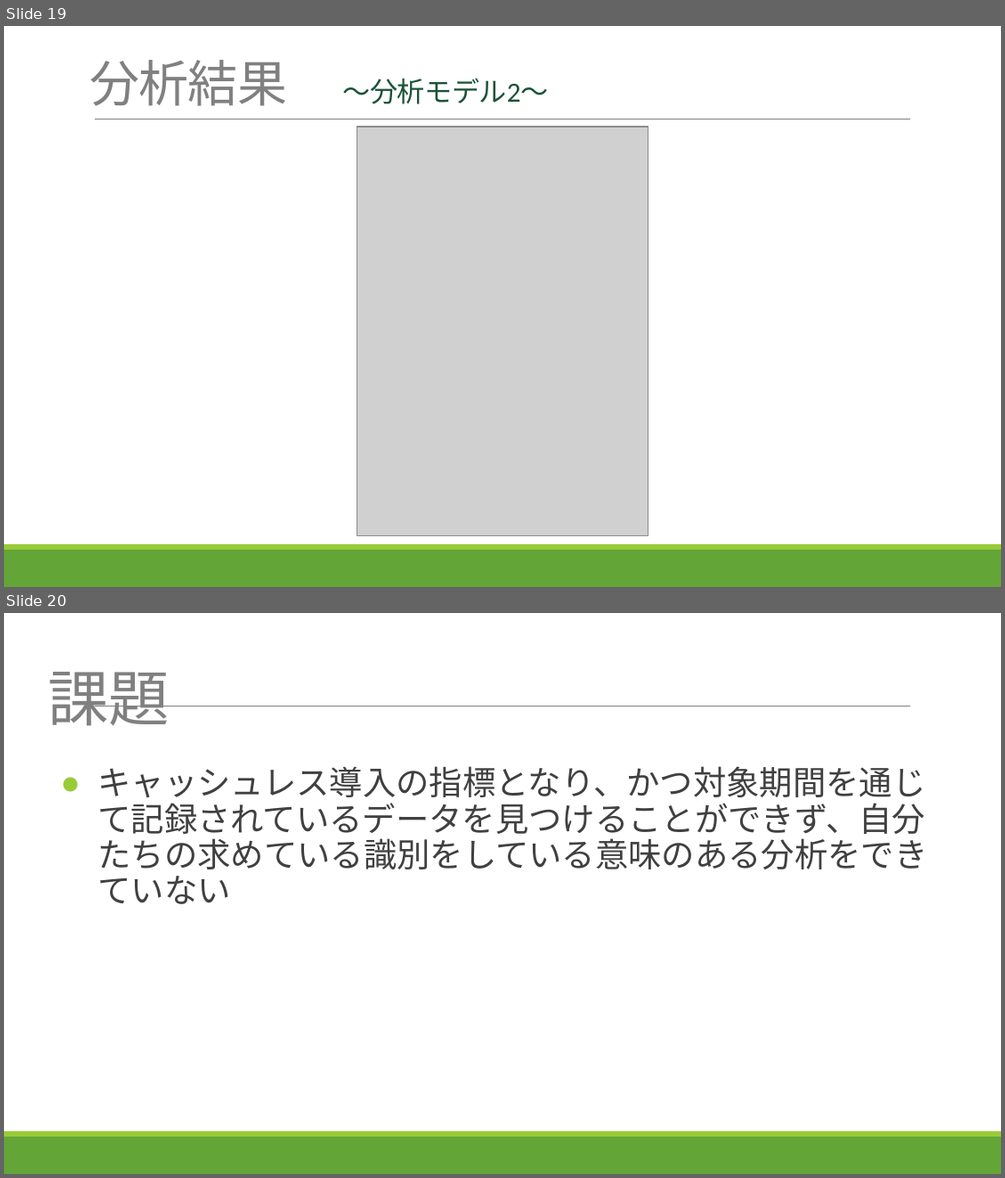
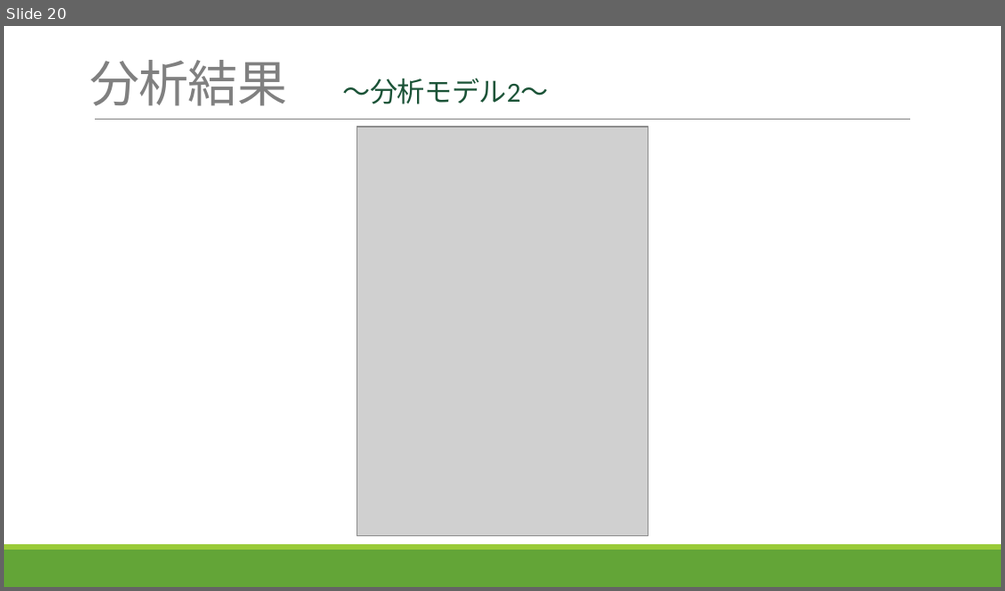
Before and after one commit to tth63425/jr_project, a slide deck: final_ver/最終版.pptx. Shown one above the other, each under a label of ours: slides 19 and 20 before the commit, slide 20 after it. The pictures are 1005x1178 and 1005x591 pixels, drawn with LibreOffice and Linux fonts; fonts in the diff are those of the drawing; grey boxes stand for pictures. Boxes give left, top, right and bottom in pixels: in the first picture for what was removed or moved away, otherwise in the second. Text is boxed around its words. In the diff, an @@ line names an element or a change of style, - is before the commit and + after.

```diff
--- a/final_ver/最終版.pptx
+++ b/final_ver/最終版.pptx
@@ slide 20 removed at [4,613,1001,1174], background #FFFFFF; not listed: 3 template elements that a slide beside it also shows @@
@@ title removed at [48,672,169,726] @@
-課題
@@ text removed at [97,766,927,904] @@
-● キャッシュレス導入の指標となり、かつ対象期間を通じて記録されているデータを見つけることができず、自分たちの求めている識別をしている意味のある分析をできていない
@@ what was slide 19 is now slide 20 @@
```
Also in this commit, not shown: 3 slides changed, 5 slides added, 11 other files.
